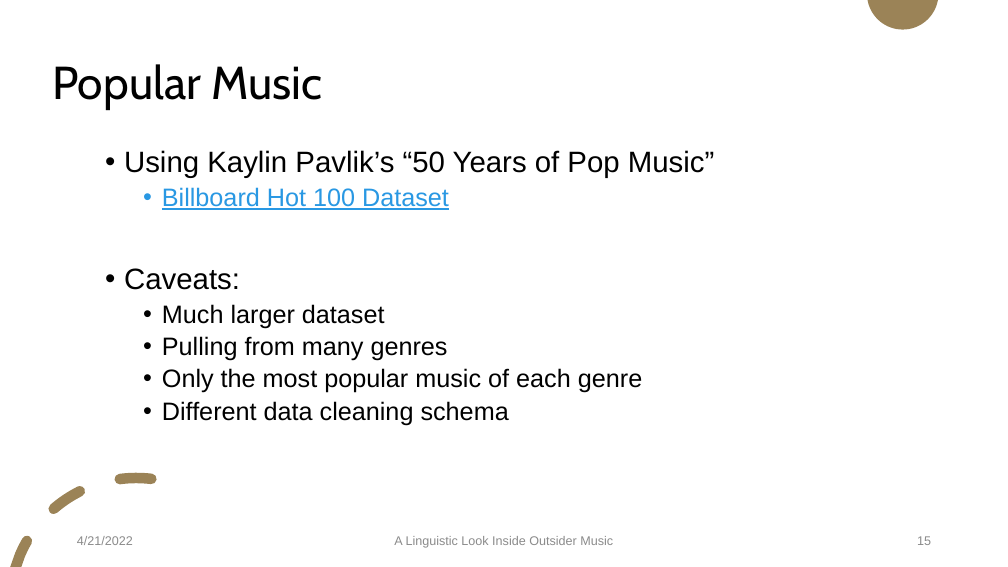
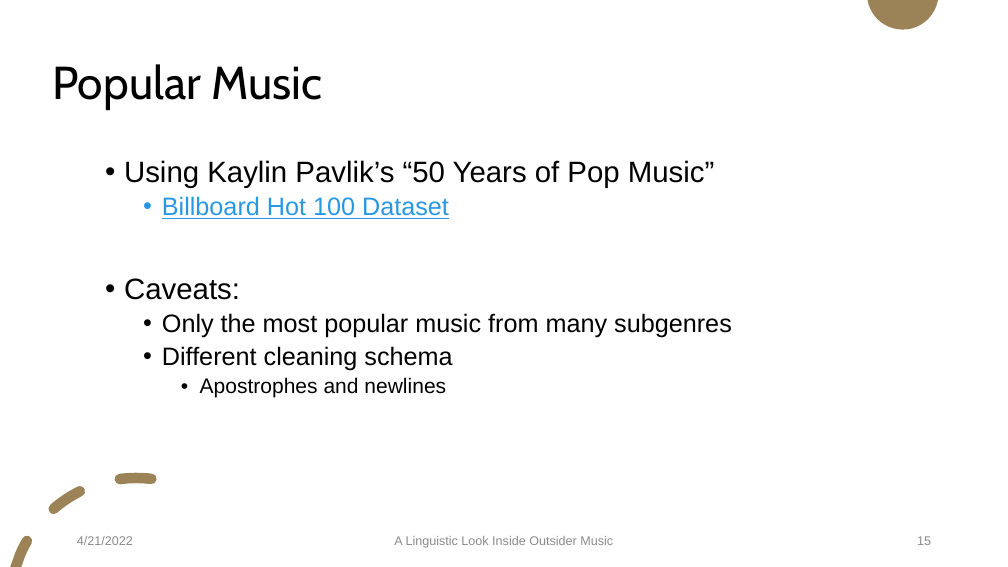
Before and after one commit to Data-Science-for-Linguists-2022/Outsider-Music-Linguistic-Analysis, a slide deck: slide 15 of presentation_4_20_22.pptx. Drawn at 1008x567 pixels with LibreOffice and Linux fonts; fonts in the diff are those of the drawing. Boxes give left, top, right and bottom in pixels: in the first picture for what was removed or moved away, otherwise in the second. Text is boxed around its words. In the diff, an @@ line names an element or a change of style, - is before the commit and + after.

```diff
--- a/presentation_4_20_22.pptx
+++ b/presentation_4_20_22.pptx
@@ text "Using Kaylin Pavlik’s “50 Years ...": place and size @@
-text "Using Kaylin Pavlik’s “50 Years ..." at (124,150,714,426)
+text "Using Kaylin Pavlik’s “50 Years ..." at (124,160,732,398)
@@ text at (162,313,732,398): text changed @@
-  • Much larger dataset
-  • Pulling from many genres
-  • Only the most popular music of each genre
-  • Different data cleaning schema
+  • Only the most popular music from many subgenres
+  • Different cleaning schema
+    • Apostrophes and newlines
```
Also in this commit, not shown: 9 other slides changed.
